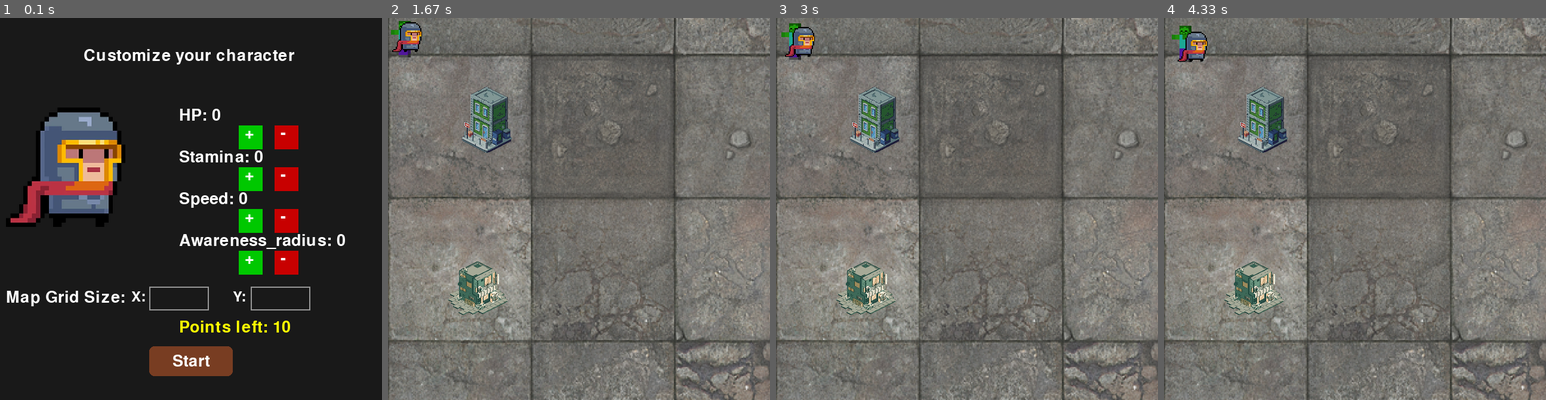
Above: before the commit, frames 1-4 (left to right).
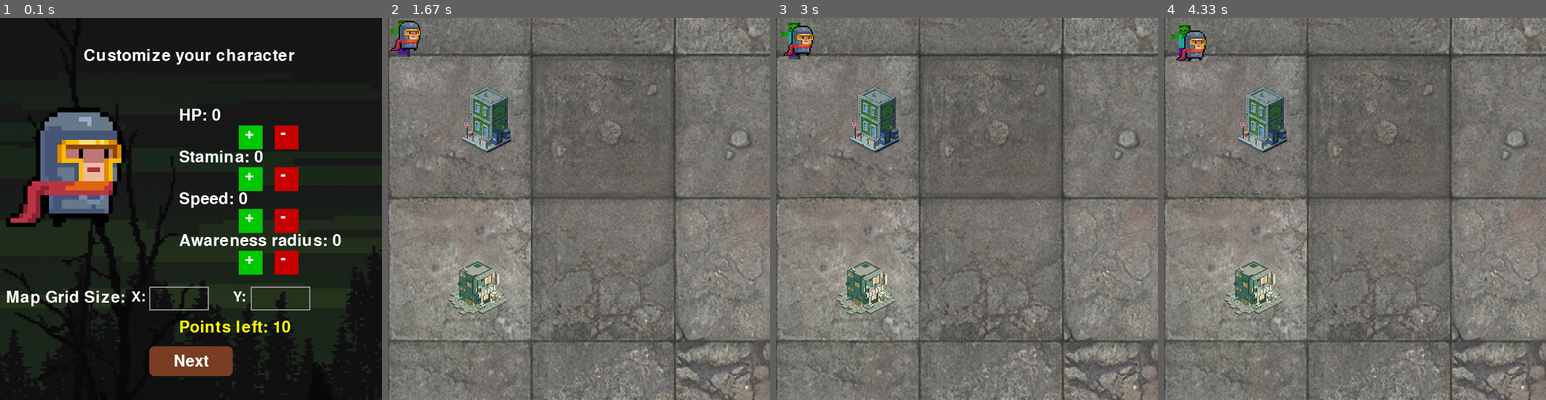
Above: after the commit, the same moments.

Repository: Lucapster/GUTS-Team-43
Game: pygame game, started from main.py
Two runs of this game, one before a commit and one after it. Both use one fixed random seed, a clock stepped at 60 frames per second and the inputs below.
Inputs (mouse positions are in pixels of both pictures, inside the frame that each line leads up to):
- Up to frame 1 (0.1 s): no input
- Up to frame 2 (1.67 s): tap Enter at 0.33 s; click (579, 361) at 0.72 s, where only the run after the commit has a clickable "Start"
- Up to frame 3 (3 s): no input
- Up to frame 4 (4.33 s): no input

The runs differ from the first frame. In frame 1, 2.1% of the frame differs, in the area x 0-93%, y 56-92%; in frame 2, 0.4%; in frame 3, 0.4%; in frame 4, 0.4%.

Commit message:
its 2 am in the morning and I dont remember what I did

Diff:
--- a/character_customization.py
+++ b/character_customization.py
@@ -1,14 +1,15 @@
 import pygame
-from game_object import human_poster
+from game_object import human_poster, zombie_poster, loading_background
 
 screen = pygame.display.set_mode((640, 640))
 
 def character_customization(screen):
+
     font = pygame.font.Font(None, 40)
     input_font = pygame.font.Font(None, 36)
 
     # Initial setup
-    stats = {"HP": 0, "Stamina": 0, "Speed": 0, "Awareness_radius": 0}
+    stats = {"HP": 0, "Stamina": 0, "Speed": 0, "Awareness radius": 0}
     points = 10
     customizing = True
 
@@ -34,6 +35,7 @@
     start_button = pygame.Rect(250, 550, 140, 50)
 
     while customizing:
+
         for event in pygame.event.get():
             if event.type == pygame.QUIT:
                 pygame.quit()
@@ -55,7 +57,6 @@
                     else:
                         print("Please enter valid grid sizes before starting.")
 
-                # Stat buttons
                 for stat in stats:
                     if buttons[stat]["plus"].collidepoint(mx, my) and points > 0:
                         stats[stat] += 1
@@ -65,19 +66,19 @@
                         points += 1
 
             elif event.type == pygame.KEYDOWN:
-                # Handle typing for grid size input
+
                 if active_box:
                     if event.key == pygame.K_BACKSPACE:
                         inputs[active_box] = inputs[active_box][:-1]
                     elif event.unicode.isdigit() and len(inputs[active_box]) < 3:
                         inputs[active_box] += event.unicode
 
-                # Optional shortcut: Enter to confirm
                 elif event.key == pygame.K_RETURN:
                     customizing = False
 
-        # === Drawing ===
         screen.fill((25, 25, 25))
+
+        loading_background.draw()
 
         title = font.render("Customize your character", True, (255, 255, 255))
         screen.blit(title, (140, 50))
@@ -114,11 +115,119 @@
 
         # Start button
         pygame.draw.rect(screen, (120, 61, 34), start_button, border_radius=8)
+        start_text = font.render("Next", True, (255, 255, 255))
+        text_rect = start_text.get_rect(center=start_button.center)
+        screen.blit(start_text, text_rect)
+
+
+        # Human poster
+        human_poster.draw()
+
+        pygame.display.flip()
+
+
+
+# Creating zombie character
+# ----------------------------------------------------------------------------------------------
+
+def zombie_customization(screen):
+    font = pygame.font.Font(None, 40)
+    input_font = pygame.font.Font(None, 36)
+
+    # Initial setup
+    stats = {"HP": 0, "Stamina": 0, "Speed": 0, "Awareness radius": 0, "Infection probability": 0}
+    points = 10
+    customizing = True
+
+    # Stat buttons
+    buttons = {}
+    y_start = 180
+    for stat in stats:
+        buttons[stat] = {
+            "plus": pygame.Rect(400, y_start, 40, 40),
+            "minus": pygame.Rect(460, y_start, 40, 40)
+        }
+        y_start += 70
+
+    # Input boxes for grid size
+    input_boxes = {
+        "x_grid": pygame.Rect(250, 450, 100, 40),
+        "y_grid": pygame.Rect(420, 450, 100, 40)
+    }
+    inputs = {"x_grid": "", "y_grid": ""}
+    active_box = None
+
+    # Start button
+    start_button = pygame.Rect(250, 550, 140, 50)
+
+    while customizing:
+        for event in pygame.event.get():
+            if event.type == pygame.QUIT:
+                pygame.quit()
+                quit()
+
+            elif event.type == pygame.MOUSEBUTTONDOWN:
+                mx, my = pygame.mouse.get_pos()
+
+                # Check if clicked in input boxes
+                active_box = None
+                for key, box in input_boxes.items():
+                    if box.collidepoint(mx, my):
+                        active_box = key
+
+                # Start button
+                if start_button.collidepoint(mx, my):
+                    return stats
+
+                for stat in stats:
+                    if buttons[stat]["plus"].collidepoint(mx, my) and points > 0:
+                        stats[stat] += 1
+                        points -= 1
+                    elif buttons[stat]["minus"].collidepoint(mx, my) and stats[stat] > 0:
+                        stats[stat] -= 1
+                        points += 1
+
+            elif event.type == pygame.KEYDOWN:
+
+                if active_box:
+                    if event.key == pygame.K_BACKSPACE:
+                        inputs[active_box] = inputs[active_box][:-1]
+                    elif event.unicode.isdigit() and len(inputs[active_box]) < 3:
+                        inputs[active_box] += event.unicode
+
+                elif event.key == pygame.K_RETURN:
+                    customizing = False
+
+        screen.fill((25, 25, 25))
+
+        loading_background.draw()
+
+        title = font.render("Customize your zombie", True, (255, 255, 255))
+        screen.blit(title, (140, 50))
+
+        y = 150
+        for stat, value in stats.items():
+            text = font.render(f"{stat}: {value}", True, (255, 255, 255))
+            screen.blit(text, (300, y))
+            pygame.draw.rect(screen, (0, 200, 0), buttons[stat]["plus"])
+            pygame.draw.rect(screen, (200, 0, 0), buttons[stat]["minus"])
+            plus_text = font.render("+", True, (255,255,255))
+            minus_text = font.render("-", True, (255,255,255))
+            screen.blit(plus_text, (buttons[stat]["plus"].x + 10, buttons[stat]["plus"].y))
+            screen.blit(minus_text, (buttons[stat]["minus"].x + 10, buttons[stat]["minus"].y))
+            y += 70
+
+        remaining = font.render(f"Points left: {points}", True, (255, 255, 0))
+        screen.blit(remaining, (300, y + 20))
+
+
+        # Start button
+        pygame.draw.rect(screen, (120, 61, 34), start_button, border_radius=8)
         start_text = font.render("Start", True, (255, 255, 255))
         text_rect = start_text.get_rect(center=start_button.center)
         screen.blit(start_text, text_rect)
 
         # Human poster
-        human_poster.draw()
+        zombie_poster.draw()
 
         pygame.display.flip()
--- a/game_object.py
+++ b/game_object.py
@@ -29,3 +29,6 @@
 concrete_background = pixel_image("Image/concrete.png", (1920, 1080), 0, 0)
 
 human_poster = pixel_image("Image/human.png", (200, 200),10, 150)
+zombie_poster = pixel_image("Image/zombie-pixel.png", (200, 200), 10, 150)
+
+loading_background = pixel_image("Image/loading_background.png", (1920, 1080), 0, 0)
--- a/main.py
+++ b/main.py
@@ -1,5 +1,5 @@
 import pygame
-from character_customization import character_customization
+from character_customization import character_customization, zombie_customization
 from game_object import background, zombie, human, apartment, shop, concrete_background
 
 pygame.init()
@@ -10,7 +10,10 @@
 screen = pygame.display.set_mode((screen_width, screen_height), pygame.RESIZABLE)
 
 player_stats = character_customization(screen)
-print("Chosen stats:", player_stats)
+zombie_stats = zombie_customization(screen)
+
+print("Character stats:", player_stats)
+print("Zombie stats: ", zombie_stats)
 
 x = 0
 y = 0
Binary file added: Image/loading_background.png
